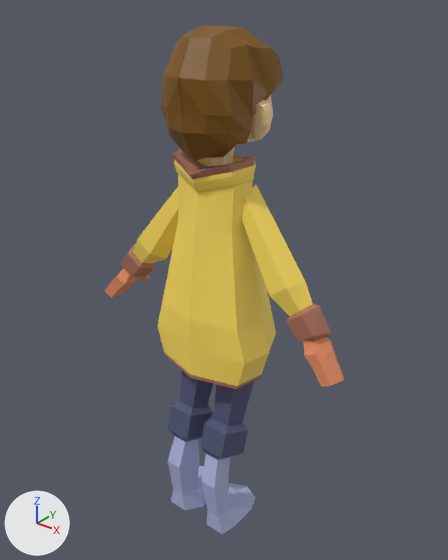
The Blender file modelsBlender/Character.blend, before and after one commit.
Rendered twice from a 50 mm camera at (2.99, -3.53, 4.72) aimed at (-0.02, 0.23, 2.4). Lighting does not change. The marker at lower left points along +X, +Y and +Z. The first picture is the older version.
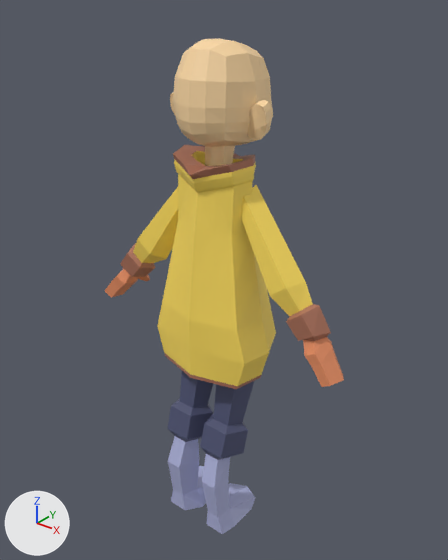
The edits, one by one:
Object 'Cube.004' (ob_cube_004) is deleted.

Boxes [x1, y1, x2, y2] around the edits, measured in the pictures (448 x 560 px):
'Cube.004', deleted: before [161, 26, 284, 161]
'Cube.001', unchanged, uncovered by the edit: before [237, 95, 273, 145]; after [173, 38, 273, 147]
